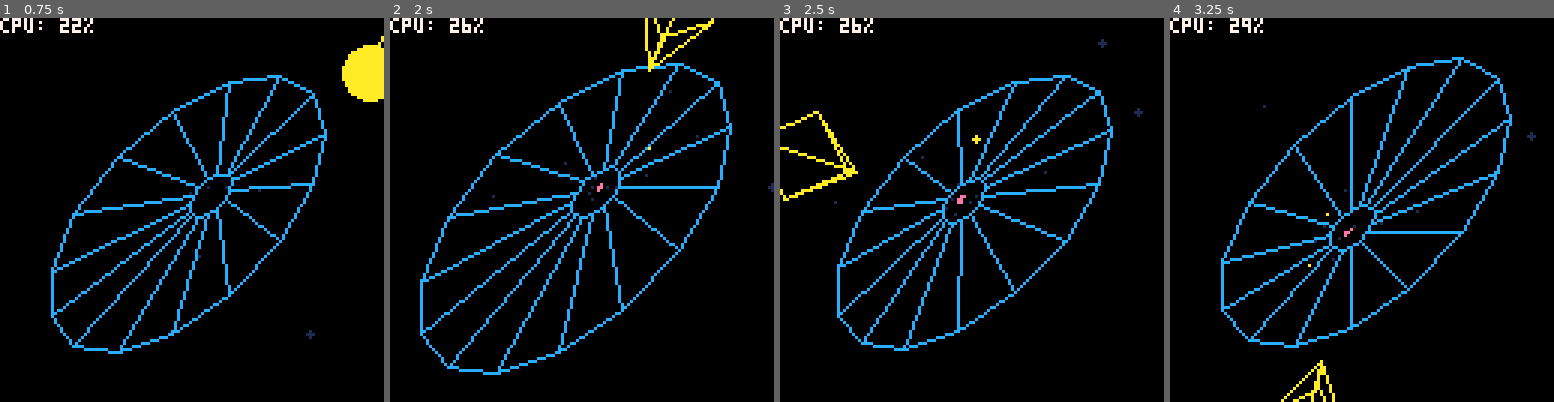
Above: before the commit, frames 1-4 (left to right).
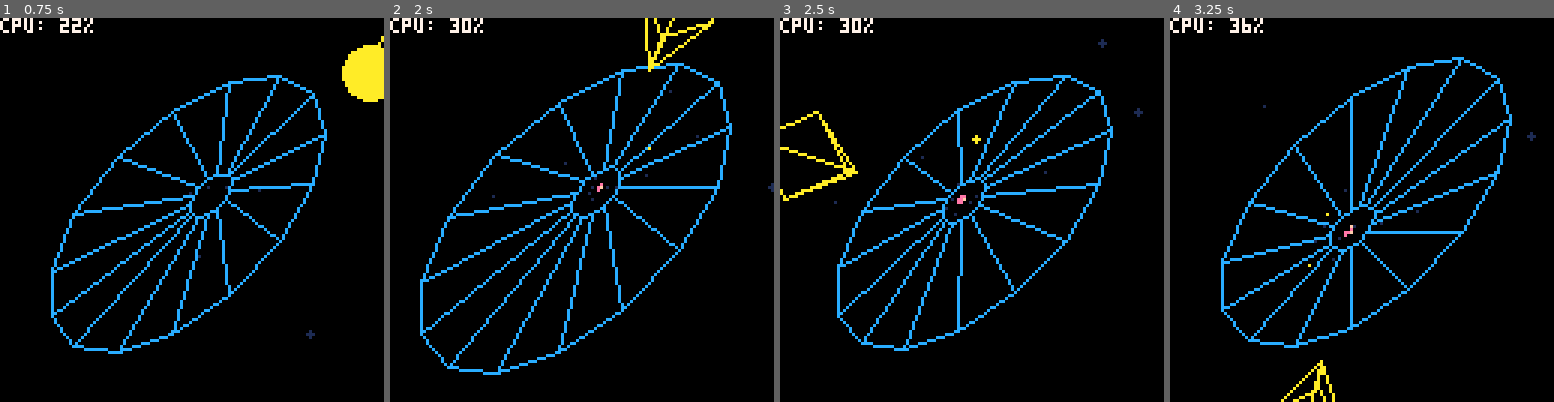
Above: after the commit, the same moments.

Repository: tesselode/web-pilot
Game: PICO-8 cartridge t1k.p8
Same seed, same stepped clock (60 frames per second), same inputs: the game is played once before the commit and once after it.
Inputs:
- Up to frame 1 (0.75 s): tap X (X key) at 0.33 s; tap O (Z key) at 0.7 s
- Up to frame 2 (2 s): tap X (X key) at 1.07, 1.85 s; hold Right from 1.6 s (still down); tap O (Z key) at 1.7 s
- Up to frame 3 (2.5 s): release Right at 2.1 s; tap O (Z key) at 2.1 s; hold Right from 2.47 s (still down)
- Up to frame 4 (3.25 s): tap O (Z key) at 2.5, 2.9 s; tap X (X key) at 2.97 s; release Right at 3.03 s; hold Left from 3.08 s (still down)

Frame 1 is identical in both runs. In frame 2, less than 0.1% of the frame differs, in the area x 15-56%, y 0-45%; in frame 3, less than 0.1%; in frame 4, less than 0.1%, in the area x 15-48%, y 0-57%.

Commit message:
smol flippers

Diff:
--- a/t1k.p8
+++ b/t1k.p8
@@ -319,12 +319,13 @@
 class.flipper.flip_speed = 1/30
 class.flipper.drag_speed = .0005
 
-function class.flipper:new(web, entities, position, z)
+function class.flipper:new(web, entities, position, z, small)
 	self.web = web
 	self.entities = entities
 	self.position = position
 	self.z = z
-	self.radius = 6
+	self.small = small
+	self.radius = small and 2 or 4
 	self.flip_timer = self.flip_interval
 	self.flip_direction = 0
 	self.flip_progress = 0
@@ -346,9 +347,9 @@
 	end
 	if self.flip_direction == 0 and self.z > self.web.min_z then
 		if self.z == 1 then
-			self.flip_timer -= 2
+			self.flip_timer -= (self.small and 4 or 2)
 		else
-			self.flip_timer -= 1
+			self.flip_timer -= (self.small and 2 or 1)
 		end
 		if self.flip_timer <= 0 then
 			self.flip_timer += self.flip_interval
@@ -357,9 +358,9 @@
 		end
 	end
 	if self.flip_direction ~= 0 then
-		self.flip_progress += self.flip_speed
-		self.position += self.flip_speed * self.flip_direction
-		self.r += self.flip_speed * self.flip_direction / 2
+		self.flip_progress += self.flip_speed * (self.small and 2 or 1)
+		self.position += self.flip_speed * self.flip_direction * (self.small and 2 or 1)
+		self.r += self.flip_speed * self.flip_direction / 2 * (self.small and 2 or 1)
 		if self.flip_progress >= 1 then
 			self.flip_direction = 0
 		end
@@ -373,14 +374,16 @@
 	end
 	if other:is(class.player_bullet) then
 		for i = 1, 5 do
-			add(self.entities, class.particle(self.x, self.y, self.z, 14))
+			add(self.entities, class.particle(self.x, self.y, self.z, self.small and 15 or 14))
 		end
 		self.dead = true
 	end
 end
 
 function class.flipper:draw(p3d)
-	model.flipper:draw(p3d, self.x, self.y, self.z, self.r, 6, 6, 1, 14)
+	local color = self.small and 15 or 14
+	local scale = self.small and 3 or 6
+	model.flipper:draw(p3d, self.x, self.y, self.z, self.r, scale, scale, 1, color)
 end
 
 class.particle = object:extend()
@@ -462,6 +465,7 @@
 	while self.spawn_timer <= 0 do
 		self.spawn_timer += 1
 		add(self.entities, class.flipper(self.web, self.entities, flr(rnd(#self.web.points)), 0.75))
+		add(self.entities, class.flipper(self.web, self.entities, flr(rnd(#self.web.points)), 0.75, true))
 	end
 	for entity in all(self.entities) do
 		entity:update()
